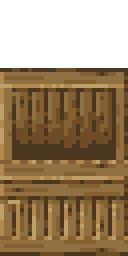
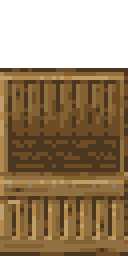
Layers edited between the first and the second w=128, h=256 image:
added layer "naisl copy" (50%) above "crate_o" over box(8, 184, 116, 188)
renamed "crate_c copy" to "crate_o", moved it above "naisl", painted on it over box(0, 72, 128, 188)
showed "naisl", opacity 100% → 50%, painted on it over box(4, 72, 124, 188)
